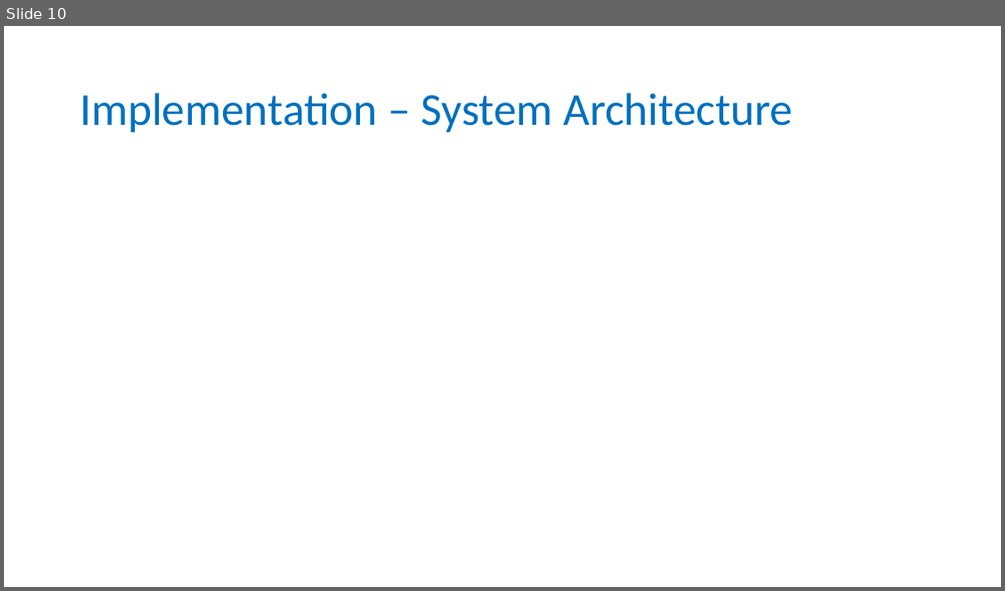
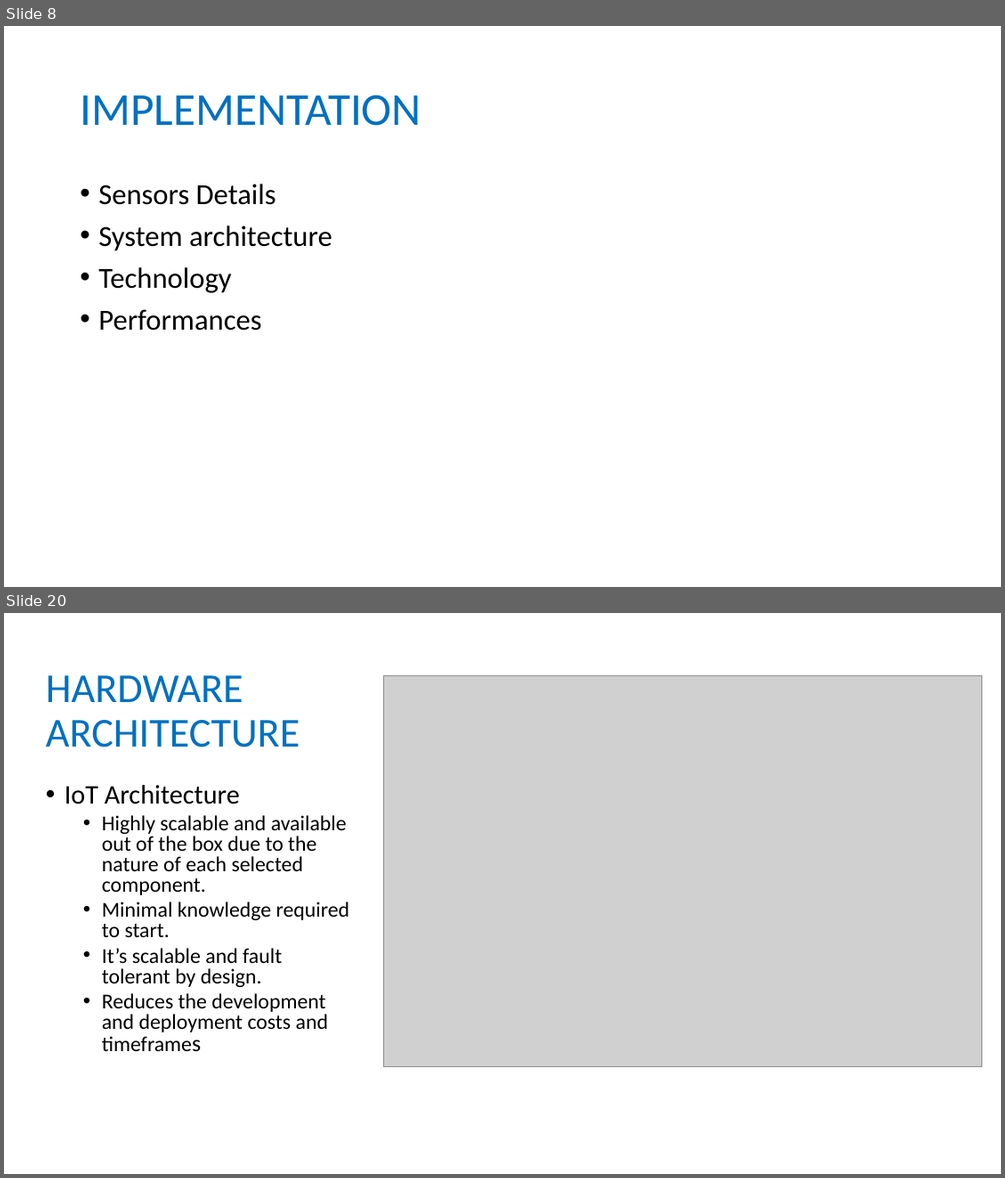
Before and after one commit to longhoang0304/DCDCS_Documentation, a slide deck: Final-Presentation.pptx. Shown one above the other, each under a label of ours: slide 10 before the commit, slides 8 and 20 after it; the slides between them are not shown. The pictures are 1005x591 and 1005x1178 pixels, drawn with LibreOffice and Linux fonts; fonts in the diff are those of the drawing; grey boxes stand for pictures. Boxes give left, top, right and bottom in pixels: in the first picture for what was removed or moved away, otherwise in the second. Text is boxed around its words. In the diff, an @@ line names an element or a change of style, - is before the commit and + after.

```diff
--- a/Final-Presentation.pptx
+++ b/Final-Presentation.pptx
@@ slide 20 added at [4, 613, 1001, 1174], background #FFFFFF @@
@@ title added at [46, 675, 299, 747], 39.6 pt, text #0070C0 @@
+HARDWARE
+ARCHITECTURE
@@ picture added at [384, 676, 982, 1067] @@
@@ text added at [65, 785, 350, 1032], 20.4 pt, text #000000 @@
+• IoT Architecture
+  • Highly scalable and available out of the box due to the nature of each selected component.
+  • Minimal knowledge required to start.
+  • It’s scalable and fault tolerant by design.
+  • Reduces the development and deployment costs and timeframes
@@ what was slide 10 is now slide 8 @@
@@ slide 8 changed as well @@
@@ title at [80, 95, 421, 126]: text changed @@
-Implementation – System Architecture
+IMPLEMENTATION
@@ text added at [98, 184, 332, 330], 28 pt, text #000000 @@
+• Sensors Details
+• System architecture
+• Technology
+• Performances
```
Also in this commit, not shown: 4 other slides changed, 30 other slides added, 9 slides removed, 2 other files.
